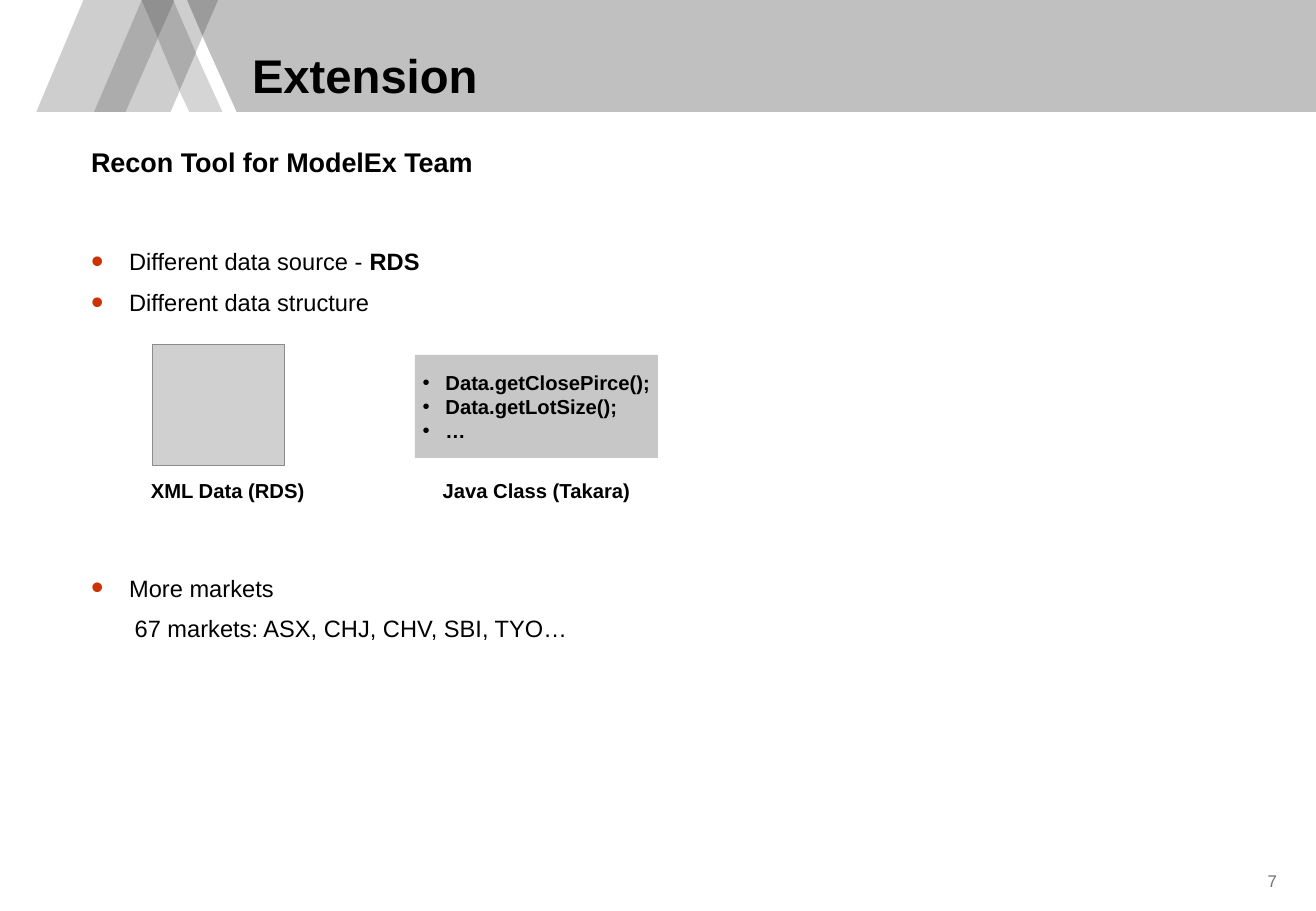
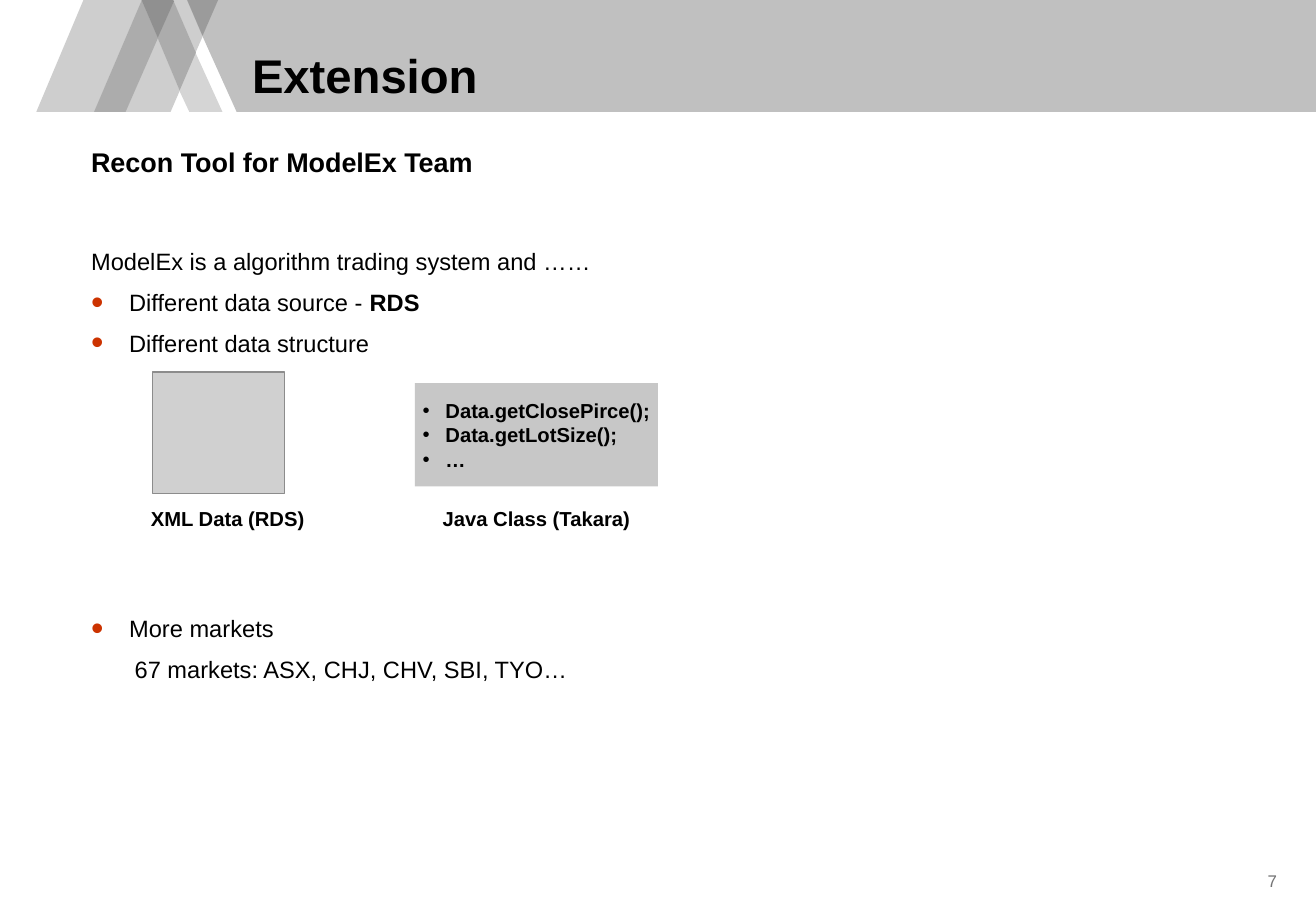
Before and after one commit to TongYuSamwise/sandboxWebAPI, a slide deck: slide 8 of Yu Tong - Presentation - Real Time Recon Tool.pptx. Drawn at 1316x911 pixels with LibreOffice and Linux fonts; fonts in the diff are those of the drawing; grey boxes stand for pictures; background and template pictures are left out. Boxes give left, top, right and bottom in pixels: in the first picture for what was removed or moved away, otherwise in the second. Text is boxed around its words. In the diff, an @@ line names an element or a change of style, - is before the commit and + after.

```diff
--- a/Yu Tong - Presentation - Real Time Recon Tool.pptx
+++ b/Yu Tong - Presentation - Real Time Recon Tool.pptx
@@ text at box(91, 253, 536, 275): paragraph added @@
+ModelEx is a algorithm trading system and ……
@@ 2 texts, 1 picture, 1 rectangle: place and size @@
-2 texts, 1 picture, 1 rectangle at box(151, 344, 659, 503)
+2 texts, 1 picture, 1 rectangle at box(151, 372, 659, 531)
```
Also in this commit, not shown: 7 other slides changed, 3 slides added.
